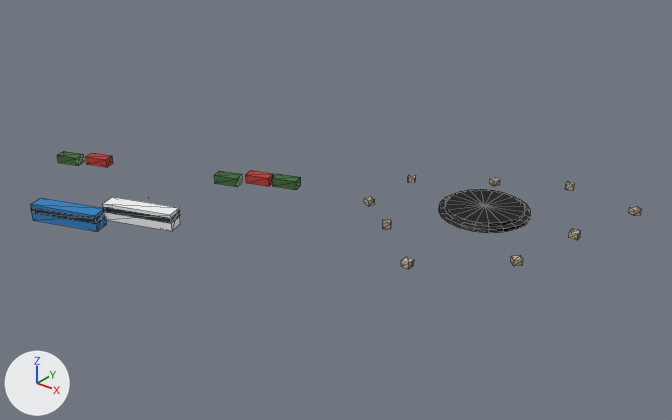
Before and after pictures for a commit that changed the glTF model game/models/hero/lhsite.glb.
Before and after are seen from a 50 mm lens placed at (105.6, -84.9, 62.0), pointed at (26.8, 13.6, 0.9). Lighting does not change. The marker at lower left points along +X, +Y and +Z. The older version comes first. Mesh edges are drawn as thin lines. Objects named as collision shapes, trigger or cutter boxes, shadow casters or lower levels of detail are left out. Where no turn or scale is listed for an object, it has been applied to the vertices. Vertices at exactly the same position are counted once.

Before the edit, the objects in view are built like this:
```python
me_lhsite_lod0 = bpy.data.meshes.new('lhsite_lod0')
me_lhsite_lod0.from_pydata(...)  # 232 vertices, 343 faces; spans x -1.0..1.0, y -0.55..0.55, z -0.1..0.1
me_lhsite_lod0.materials.append(mat_wall)  # white #ffffff
me_lhsite_lod0.materials.append(mat_roof)  # light grey #cfcac0
me_lhsite_lod0.materials.append(mat_white)  # white #f2f0ea
me_lhsite_lod0.materials.append(mat_stone)  # beige #bfae92
me_lhsite_lod0.materials.append(mat_bus1)  # white #f2f2f2
me_lhsite_lod0.materials.append(mat_glass)  # dark blue #2a3a48
me_lhsite_lod0.materials.append(mat_bus2)  # blue #2a7fc0
me_lhsite_lod0.materials.append(mat_jeep)  # dark green #3c6e3a
me_lhsite_lod0.materials.append(mat_jeep2)  # red #c0392b
ob_lhsite_lod0 = bpy.data.objects.new('lhsite_lod0', me_lhsite_lod0)
ob_lhsite_lod0.location = (21.5, 8.9, 4.0)
ob_lhsite_lod0.scale = (45.8, 45.8, 45.8)
```
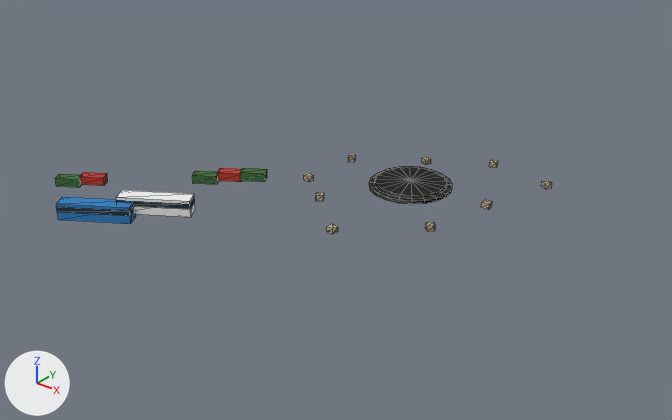
What changed in the scene script:
```text
Change me_lhsite_lod0:
    used by ob_lhsite_lod0; location = (21.5, 8.9, 4.0); scale = (45.8, 45.8, 45.8)
    remove me_lhsite_lod0.from_pydata(...)  # 232 vertices, 343 faces; spans x -1.0..1.0, y -0.55..0.55, z -0.1..0.1
    add me_lhsite_lod0.from_pydata(...)  # 232 vertices, 343 faces; spans x -1.0..1.0, y -0.74..0.74, z -0.11..0.11
    me_lhsite_lod0 part 1: the loose piece of 41 vertices spanning x 0.48..0.75, y 0.05..0.32, z 0.05..0.06 is scaled about its middle by 1.28, then moved by (-0.11, 0.08, 0.01)
    me_lhsite_lod0 part 2: the loose piece of 41 vertices spanning x 0.5..0.74, y 0.06..0.3, z 0.06..0.07 is scaled about its middle by 1.28, then moved by (-0.11, 0.08, 0.01)
    me_lhsite_lod0 part 3: the loose piece of 8 vertices spanning x 0.42..0.46, y -0.08..-0.05, z 0.04..0.06 is moved by (-0.16, 0.01, 0.0)
    me_lhsite_lod0 part 4: the loose piece of 8 vertices spanning x 0.24..0.27, y 0.08..0.11, z 0.0..0.02 is moved by (-0.21, 0.06, -0.01)
    me_lhsite_lod0 part 5: the loose piece of 8 vertices spanning x 0.21..0.24, y 0.36..0.39, z -0.03..-0.01 is moved by (-0.22, 0.14, -0.01)
    me_lhsite_lod0 part 6: the loose piece of 8 vertices spanning x 0.48..0.51, y 0.45..0.48, z 0.01..0.02 is moved by (-0.14, 0.16, 0.0)
    me_lhsite_lod0 part 7: the loose piece of 8 vertices spanning x 0.71..0.74, y 0.52..0.55, z 0.03..0.05 is moved by (-0.08, 0.18, 0.0)
    me_lhsite_lod0 part 8: the loose piece of 8 vertices spanning x 0.97..1.0, y 0.41..0.44, z 0.06..0.08 is moved by (0.0, 0.15, 0.01)
    me_lhsite_lod0 part 9: the loose piece of 8 vertices spanning x 0.91..0.94, y 0.13..0.16, z 0.08..0.09 is moved by (-0.02, 0.07, 0.02)
    me_lhsite_lod0 part 10: the loose piece of 8 vertices spanning x 0.86..0.89, y -0.11..-0.07, z 0.08..0.1 is moved by (-0.04, 0.01, 0.02)
    me_lhsite_lod0 part 11: the loose piece of 8 vertices spanning x 0.63..0.65, y -0.27..-0.24, z 0.06..0.08 is moved by (-0.1, -0.04, 0.01)
    me_lhsite_lod0 part 12: the loose piece of 8 vertices spanning x -0.42..-0.17, y -0.43..-0.3, z -0.06..0.0 is turned 12.6 degrees about the z axis through its middle and scaled by 1.28, then moved by (0.04, -0.1, 0.04)
    me_lhsite_lod0 part 13: the loose piece of 8 vertices spanning x -0.42..-0.17, y -0.43..-0.3, z -0.03..-0.01 is turned 12.6 degrees about the z axis through its middle and scaled by 1.28, then moved by (0.04, -0.1, 0.05)
    me_lhsite_lod0 part 14: the loose piece of 8 vertices spanning x -0.63..-0.39, y -0.55..-0.42, z -0.05..-0.03 is turned 12.6 degrees about the z axis through its middle and scaled by 1.28, then moved by (0.07, -0.14, 0.04)
    me_lhsite_lod0 part 15: the loose piece of 8 vertices spanning x -0.63..-0.39, y -0.55..-0.42, z -0.08..-0.02 is turned 12.6 degrees about the z axis through its middle and scaled by 1.28, then moved by (0.07, -0.14, 0.04)
    me_lhsite_lod0 part 16: the loose piece of 8 vertices spanning x -0.16..-0.06, y 0.08..0.15, z -0.05..-0.02 is turned 12.6 degrees about the z axis through its middle and scaled by 1.28, then moved by (-0.07, -0.07, 0.03)
    me_lhsite_lod0 part 17: the loose piece of 8 vertices spanning x -0.37..-0.27, y 0.01..0.08, z -0.07..-0.04 is turned 12.6 degrees about the z axis through its middle and scaled by 1.28, then moved by (-0.05, -0.12, 0.02)
    me_lhsite_lod0 part 18: the loose piece of 8 vertices spanning x -1.0..-0.9, y -0.18..-0.12, z -0.1..-0.06 is turned 12.7 degrees about the z axis through its middle and scaled by 1.28, then moved by (0.01, -0.25, -0.01)
    me_lhsite_lod0 part 19: the loose piece of 8 vertices spanning x -0.27..-0.17, y 0.07..0.14, z -0.06..-0.03 is turned 12.6 degrees about the z axis through its middle and scaled by 1.28, then moved by (-0.06, -0.1, 0.02)
    me_lhsite_lod0 part 20: the loose piece of 8 vertices spanning x -0.9..-0.81, y -0.13..-0.06, z -0.09..-0.06 is turned 12.6 degrees about the z axis through its middle and scaled by 1.28, then moved by (0.0, -0.23, -0.01)
    other edits to the shape of me_lhsite_lod0 do not show in these pictures
Change ob_lhsite_lod0:
    ob_lhsite_lod0.location: (21.5, 8.9, 4.0) -> (16.5, 12.0, 2.4)
    ob_lhsite_lod0.scale: (45.8, 45.8, 45.8) -> (35.7, 35.7, 35.7)
```

Changed parts and their boxes [x1, y1, x2, y2] in the pictures (672 x 420 px; the box of a moved part takes in the faces that stretch with it):
'lhsite_lod0', reshaped, moved, rescaled (19% narrower, 33% shorter): before [31, 151, 642, 269]; after [55, 155, 552, 234]
part 1 of me_lhsite_lod0, moved or reshaped: before [439, 193, 530, 233]; after [369, 172, 452, 204]
part 2 of me_lhsite_lod0, moved or reshaped: before [445, 189, 525, 227]; after [375, 166, 447, 199]
part 3 of me_lhsite_lod0, moved or reshaped: before [383, 220, 391, 229]; after [316, 193, 324, 201]
part 4 of me_lhsite_lod0, moved or reshaped: before [364, 197, 375, 206]; after [304, 173, 314, 182]
part 5 of me_lhsite_lod0, moved or reshaped: before [408, 175, 416, 183]; after [348, 155, 356, 162]
part 6 of me_lhsite_lod0, moved or reshaped: before [490, 177, 500, 186]; after [422, 157, 431, 165]
part 7 of me_lhsite_lod0, moved or reshaped: before [565, 181, 575, 190]; after [489, 160, 498, 168]
part 8 of me_lhsite_lod0, moved or reshaped: before [629, 206, 642, 216]; after [541, 181, 552, 189]
part 9 of me_lhsite_lod0, moved or reshaped: before [569, 229, 581, 240]; after [481, 200, 492, 209]
part 10 of me_lhsite_lod0, moved or reshaped: before [511, 256, 523, 266]; after [425, 222, 436, 232]
part 11 of me_lhsite_lod0, moved or reshaped: before [401, 257, 414, 269]; after [327, 224, 338, 234]
part 12 of me_lhsite_lod0, moved or reshaped: before [103, 197, 180, 231]; after [116, 190, 195, 217]
part 13 of me_lhsite_lod0, moved or reshaped: before [103, 207, 180, 223]; after [116, 198, 195, 209]
part 14 of me_lhsite_lod0, moved or reshaped: before [31, 208, 105, 224]; after [56, 207, 133, 216]
part 15 of me_lhsite_lod0, moved or reshaped: before [31, 198, 107, 232]; after [56, 197, 136, 224]
part 16 of me_lhsite_lod0, moved or reshaped: before [272, 174, 301, 190]; after [240, 168, 267, 182]
part 17 of me_lhsite_lod0, moved or reshaped: before [214, 171, 242, 187]; after [192, 171, 219, 184]
part 18 of me_lhsite_lod0, moved or reshaped: before [57, 151, 84, 166]; after [55, 174, 81, 187]
part 19 of me_lhsite_lod0, moved or reshaped: before [246, 171, 274, 186]; after [217, 168, 242, 182]
part 20 of me_lhsite_lod0, moved or reshaped: before [86, 153, 113, 167]; after [80, 172, 108, 186]
